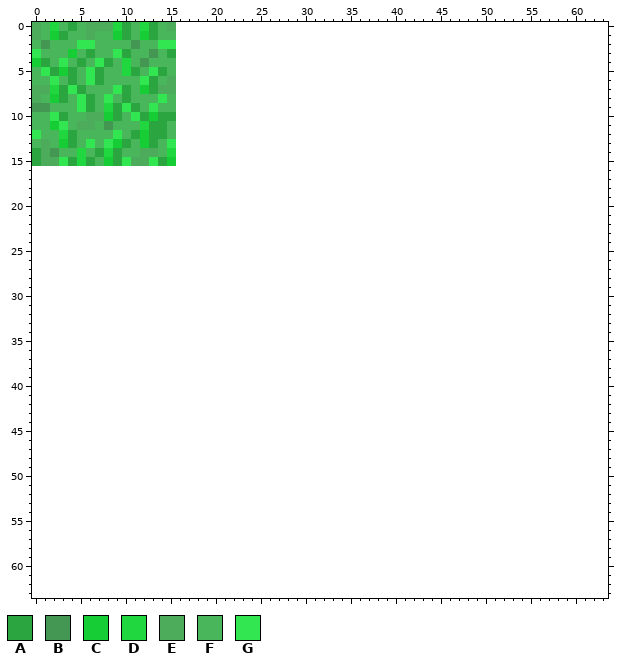
One commit to this pixel-art sprite: Assets/World/grass.png. Above is the file before it was changed.
The file is 16x16 pixels. Colours within 5 levels of each other are drawn and written as one. The old version is drawn lined up with the new one, on the new canvas.
Palette (. is transparent): A #2ba540  B #439752  C #16cd35  D #20d73f  E #4cac5c  F #49b65c  G #31e650
Pixels before (only the part around the change), first column x 0:
 0 EFDFAFEEEDAFDAFE................................................
 1 EFCAFFEFFCAFCAFF................................................
 2 FBFFFGGFFFFBFFGG................................................
 3 GFFFCFAFFGAFFBFA................................................
 4 CAFGFAFGAFDFBFFF................................................
 5 FGACAFGAFFDAFGAF................................................
 6 FFGFAFGAFFFFGAFE................................................
 7 EEDAGAFFFGAFCAEE................................................
 8 EFCAFGAFGFAFFFGF................................................
 9 BBFFFGAFDAGAFGFF................................................
10 FFGAFFEECAFGACAA................................................
11 FFCGFEEFBFFFDAAF................................................
12 GFFDAFFFFGFACAAF................................................
13 FEFCAFGFGCAFCAFG................................................
14 AEBFFDFADAFFEEFD................................................
15 AEEGADAFCAGEEGAC................................................
16 ................................................................
17 ................................................................
18 ................................................................
19 ................................................................
20 ................................................................
21 ................................................................
22 ................................................................
23 ................................................................
24 ................................................................
25 ................................................................
26 ................................................................
27 ................................................................
28 ................................................................
29 ................................................................
30 ................................................................
31 ................................................................
32 ................................................................
33 ................................................................
34 ................................................................
35 ................................................................
36 ................................................................
37 ................................................................
38 ................................................................
39 ................................................................
40 ................................................................
41 ................................................................
42 ................................................................
43 ................................................................
44 ................................................................
45 ................................................................
46 ................................................................
47 ................................................................
48 ................................................................
49 ................................................................
50 ................................................................
51 ................................................................
52 ................................................................
53 ................................................................
54 ................................................................
55 ................................................................
56 ................................................................
57 ................................................................
58 ................................................................
59 ................................................................
60 ................................................................
61 ................................................................
62 ................................................................
63 ................................................................
Now the later version:
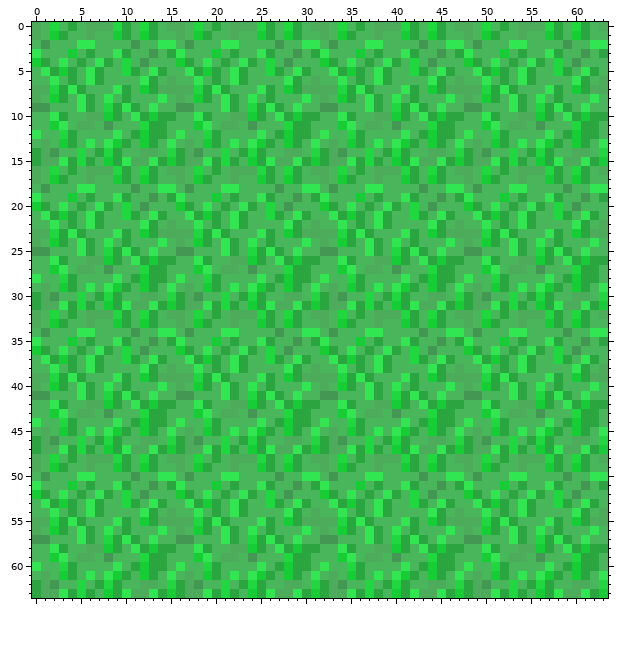
What changed:
canvas 16x16 -> 64x64
Changed rows in their new state; - is an unchanged pixel.
first column x 0:
 0 ----------------EFDFAFEEEDAFDAFEEFDFAFEEEDAFDAFEEFDFAFEEEDAFDAFE
 1 ----------------EFCAFFEFFCAFCAFFEFCAFFEFFCAFCAFFEFCAFFEFFCAFCAFF
 2 ----------------FBFFFGGFFFFBFFGGFBFFFGGFFFFBFFGGFBFFFGGFFFFBFFGG
 3 ----------------GFFFCFAFFGAFFBFAGFFFCFAFFGAFFBFAGFFFCFAFFGAFFBFA
 4 ----------------CAFGFAFGAFDFBFFFCAFGFAFGAFDFBFFFCAFGFAFGAFDFBFFF
 5 ----------------FGACAFGAFFDAFGAFFGACAFGAFFDAFGAFFGACAFGAFFDAFGAF
 6 ----------------FFGFAFGAFFFFGAFEFFGFAFGAFFFFGAFEFFGFAFGAFFFFGAFE
 7 ----------------EEDAGAFFFGAFCAEEEEDAGAFFFGAFCAEEEEDAGAFFFGAFCAEE
 8 ----------------EFCAFGAFGFAFFFGFEFCAFGAFGFAFFFGFEFCAFGAFGFAFFFGF
 9 ----------------BBFFFGAFDAGAFGFFBBFFFGAFDAGAFGFFBBFFFGAFDAGAFGFF
10 ----------------FFGAFFEECAFGACAAFFGAFFEECAFGACAAFFGAFFEECAFGACAA
11 ----------------FFCGFEEFBFFFDAAFFFCGFEEFBFFFDAAFFFCGFEEFBFFFDAAF
12 ----------------GFFDAFFFFGFACAAFGFFDAFFFFGFACAAFGFFDAFFFFGFACAAF
13 ----------------FEFCAFGFGCAFCAFGFEFCAFGFGCAFCAFGFEFCAFGFGCAFCAFG
14 ----------------AEBFFDFADAFFEEFDAEBFFDFADAFFEEFDAEBFFDFADAFFEEFD
15 ----------------AEEGADAFCAGEEGACAEEGADAFCAGEEGACAEEGADAFCAGEEGAC
16 EFDFAFEEEDAFDAFEEFDFAFEEEDAFDAFEEFDFAFEEEDAFDAFEEFDFAFEEEDAFDAFE
17 EFCAFFEFFCAFCAFFEFCAFFEFFCAFCAFFEFCAFFEFFCAFCAFFEFCAFFEFFCAFCAFF
18 FBFFFGGFFFFBFFGGFBFFFGGFFFFBFFGGFBFFFGGFFFFBFFGGFBFFFGGFFFFBFFGG
19 GFFFCFAFFGAFFBFAGFFFCFAFFGAFFBFAGFFFCFAFFGAFFBFAGFFFCFAFFGAFFBFA
20 CAFGFAFGAFDFBFFFCAFGFAFGAFDFBFFFCAFGFAFGAFDFBFFFCAFGFAFGAFDFBFFF
21 FGACAFGAFFDAFGAFFGACAFGAFFDAFGAFFGACAFGAFFDAFGAFFGACAFGAFFDAFGAF
22 FFGFAFGAFFFFGAFEFFGFAFGAFFFFGAFEFFGFAFGAFFFFGAFEFFGFAFGAFFFFGAFE
23 EEDAGAFFFGAFCAEEEEDAGAFFFGAFCAEEEEDAGAFFFGAFCAEEEEDAGAFFFGAFCAEE
24 EFCAFGAFGFAFFFGFEFCAFGAFGFAFFFGFEFCAFGAFGFAFFFGFEFCAFGAFGFAFFFGF
25 BBFFFGAFDAGAFGFFBBFFFGAFDAGAFGFFBBFFFGAFDAGAFGFFBBFFFGAFDAGAFGFF
26 FFGAFFEECAFGACAAFFGAFFEECAFGACAAFFGAFFEECAFGACAAFFGAFFEECAFGACAA
27 FFCGFEEFBFFFDAAFFFCGFEEFBFFFDAAFFFCGFEEFBFFFDAAFFFCGFEEFBFFFDAAF
28 GFFDAFFFFGFACAAFGFFDAFFFFGFACAAFGFFDAFFFFGFACAAFGFFDAFFFFGFACAAF
29 FEFCAFGFGCAFCAFGFEFCAFGFGCAFCAFGFEFCAFGFGCAFCAFGFEFCAFGFGCAFCAFG
30 AEBFFDFADAFFEEFDAEBFFDFADAFFEEFDAEBFFDFADAFFEEFDAEBFFDFADAFFEEFD
31 AEEGADAFCAGEEGACAEEGADAFCAGEEGACAEEGADAFCAGEEGACAEEGADAFCAGEEGAC
32 EFDFAFEEEDAFDAFEEFDFAFEEEDAFDAFEEFDFAFEEEDAFDAFEEFDFAFEEEDAFDAFE
33 EFCAFFEFFCAFCAFFEFCAFFEFFCAFCAFFEFCAFFEFFCAFCAFFEFCAFFEFFCAFCAFF
34 FBFFFGGFFFFBFFGGFBFFFGGFFFFBFFGGFBFFFGGFFFFBFFGGFBFFFGGFFFFBFFGG
35 GFFFCFAFFGAFFBFAGFFFCFAFFGAFFBFAGFFFCFAFFGAFFBFAGFFFCFAFFGAFFBFA
36 CAFGFAFGAFDFBFFFCAFGFAFGAFDFBFFFCAFGFAFGAFDFBFFFCAFGFAFGAFDFBFFF
37 FGACAFGAFFDAFGAFFGACAFGAFFDAFGAFFGACAFGAFFDAFGAFFGACAFGAFFDAFGAF
38 FFGFAFGAFFFFGAFEFFGFAFGAFFFFGAFEFFGFAFGAFFFFGAFEFFGFAFGAFFFFGAFE
39 EEDAGAFFFGAFCAEEEEDAGAFFFGAFCAEEEEDAGAFFFGAFCAEEEEDAGAFFFGAFCAEE
40 EFCAFGAFGFAFFFGFEFCAFGAFGFAFFFGFEFCAFGAFGFAFFFGFEFCAFGAFGFAFFFGF
41 BBFFFGAFDAGAFGFFBBFFFGAFDAGAFGFFBBFFFGAFDAGAFGFFBBFFFGAFDAGAFGFF
42 FFGAFFEECAFGACAAFFGAFFEECAFGACAAFFGAFFEECAFGACAAFFGAFFEECAFGACAA
43 FFCGFEEFBFFFDAAFFFCGFEEFBFFFDAAFFFCGFEEFBFFFDAAFFFCGFEEFBFFFDAAF
44 GFFDAFFFFGFACAAFGFFDAFFFFGFACAAFGFFDAFFFFGFACAAFGFFDAFFFFGFACAAF
45 FEFCAFGFGCAFCAFGFEFCAFGFGCAFCAFGFEFCAFGFGCAFCAFGFEFCAFGFGCAFCAFG
46 AEBFFDFADAFFEEFDAEBFFDFADAFFEEFDAEBFFDFADAFFEEFDAEBFFDFADAFFEEFD
47 AEEGADAFCAGEEGACAEEGADAFCAGEEGACAEEGADAFCAGEEGACAEEGADAFCAGEEGAC
48 EFDFAFEEEDAFDAFEEFDFAFEEEDAFDAFEEFDFAFEEEDAFDAFEEFDFAFEEEDAFDAFE
49 EFCAFFEFFCAFCAFFEFCAFFEFFCAFCAFFEFCAFFEFFCAFCAFFEFCAFFEFFCAFCAFF
50 FBFFFGGFFFFBFFGGFBFFFGGFFFFBFFGGFBFFFGGFFFFBFFGGFBFFFGGFFFFBFFGG
51 GFFFCFAFFGAFFBFAGFFFCFAFFGAFFBFAGFFFCFAFFGAFFBFAGFFFCFAFFGAFFBFA
52 CAFGFAFGAFDFBFFFCAFGFAFGAFDFBFFFCAFGFAFGAFDFBFFFCAFGFAFGAFDFBFFF
53 FGACAFGAFFDAFGAFFGACAFGAFFDAFGAFFGACAFGAFFDAFGAFFGACAFGAFFDAFGAF
54 FFGFAFGAFFFFGAFEFFGFAFGAFFFFGAFEFFGFAFGAFFFFGAFEFFGFAFGAFFFFGAFE
55 EEDAGAFFFGAFCAEEEEDAGAFFFGAFCAEEEEDAGAFFFGAFCAEEEEDAGAFFFGAFCAEE
56 EFCAFGAFGFAFFFGFEFCAFGAFGFAFFFGFEFCAFGAFGFAFFFGFEFCAFGAFGFAFFFGF
57 BBFFFGAFDAGAFGFFBBFFFGAFDAGAFGFFBBFFFGAFDAGAFGFFBBFFFGAFDAGAFGFF
58 FFGAFFEECAFGACAAFFGAFFEECAFGACAAFFGAFFEECAFGACAAFFGAFFEECAFGACAA
59 FFCGFEEFBFFFDAAFFFCGFEEFBFFFDAAFFFCGFEEFBFFFDAAFFFCGFEEFBFFFDAAF
60 GFFDAFFFFGFACAAFGFFDAFFFFGFACAAFGFFDAFFFFGFACAAFGFFDAFFFFGFACAAF
61 FEFCAFGFGCAFCAFGFEFCAFGFGCAFCAFGFEFCAFGFGCAFCAFGFEFCAFGFGCAFCAFG
62 AEBFFDFADAFFEEFDAEBFFDFADAFFEEFDAEBFFDFADAFFEEFDAEBFFDFADAFFEEFD
63 AEEGADAFCAGEEGACAEEGADAFCAGEEGACAEEGADAFCAGEEGACAEEGADAFCAGEEGAC
